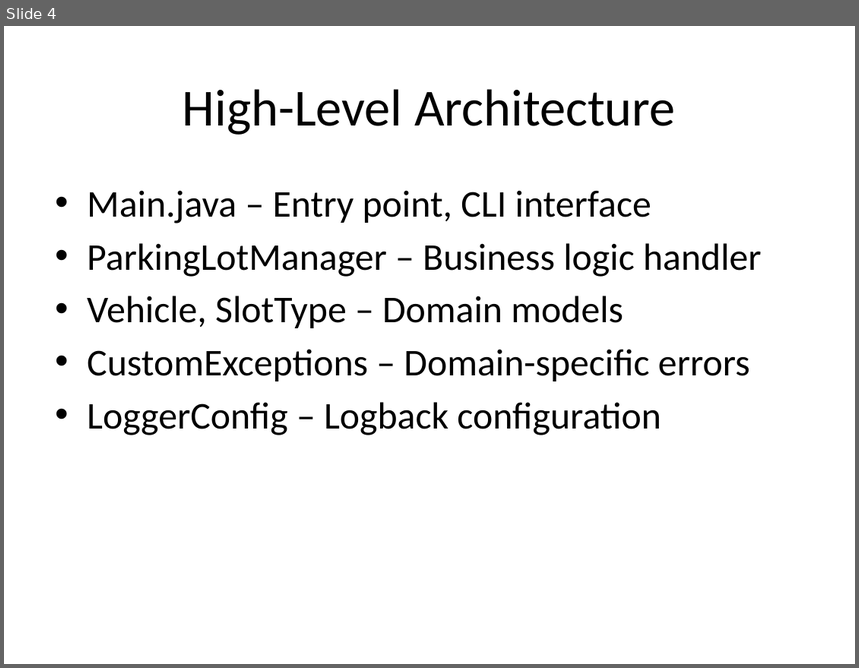
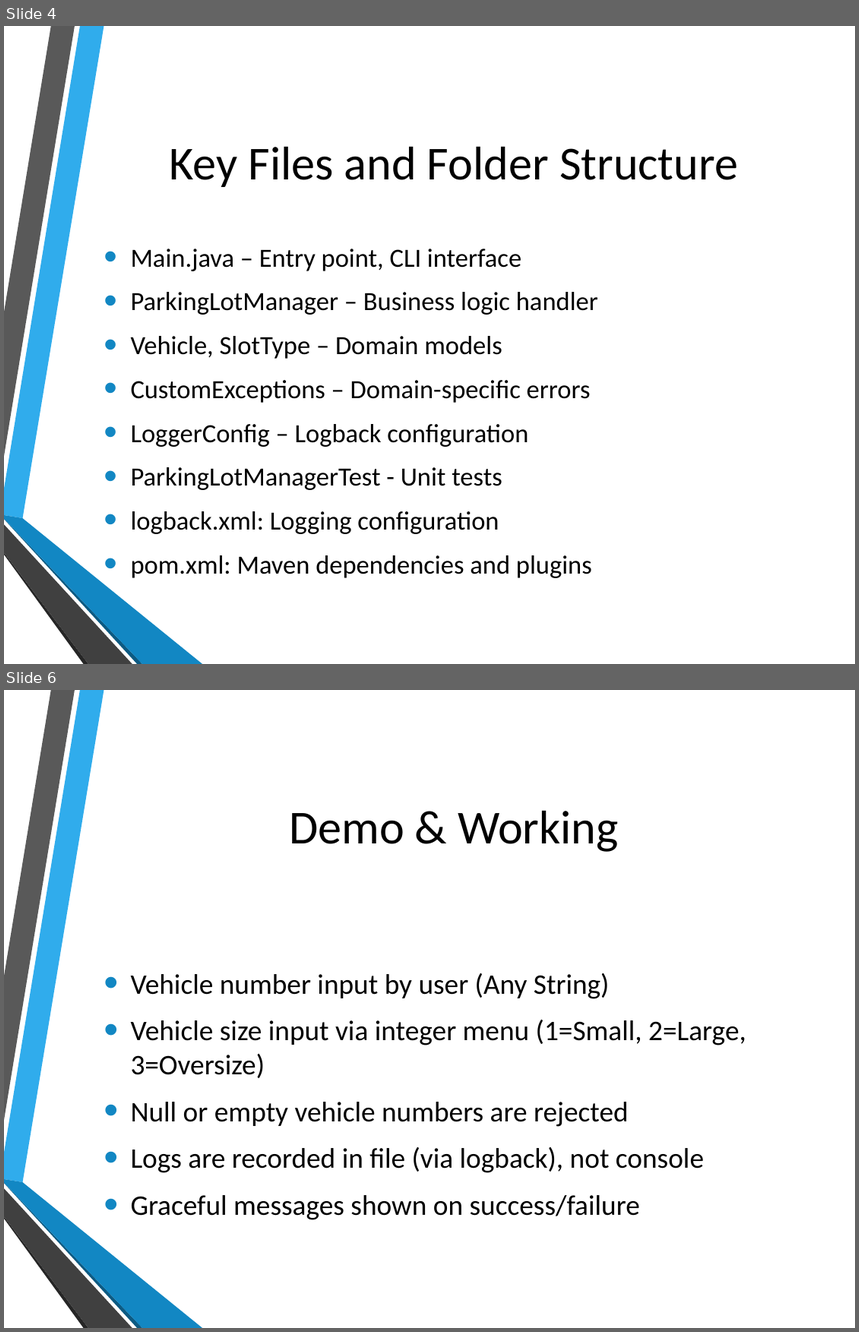
Before and after one commit to PradyumnaD2999/ParkingLotApp, a slide deck: presentation/ParkingLotApp.pptx. Shown one above the other, each under a label of ours: slide 4 before the commit, slides 4 and 6 after it; the slides between them are not shown. The pictures are 859x668 and 859x1332 pixels, drawn with LibreOffice and Linux fonts; fonts in the diff are those of the drawing; background and template pictures are left out. Boxes give left, top, right and bottom in pixels: in the first picture for what was removed or moved away, otherwise in the second. Text is boxed around its words. In the diff, an @@ line names an element or a change of style, - is before the commit and + after.

```diff
--- a/presentation/ParkingLotApp.pptx
+++ b/presentation/ParkingLotApp.pptx
@@ slide 6 added at (4, 690, 855, 1328), background picture (left out); not listed: 6 template elements that a slide beside it also shows @@
@@ title added at (289, 810, 618, 852), 40 pt, text #000000 @@
+Demo & Working
@@ text added at (131, 973, 747, 1220), 24 pt, text #000000 @@
+• Vehicle number input by user (Any String)
+• Vehicle size input via integer menu (1=Small, 2=Large, 3=Oversize)
+• Null or empty vehicle numbers are rejected
+• Logs are recorded in file (via logback), not console
+• Graceful messages shown on success/failure
@@ slide 4 changed as well @@
@@ title at (170, 146, 738, 187): text changed; size 44 to 40 pt @@
-High-Level Architecture
+Key Files and Folder Structure
@@ text "Main.java – Entry point, CLI ...": place and size @@
-text "Main.java – Entry point, CLI ..." at (87, 190, 762, 436)
+text "Main.java – Entry point, CLI ..." at (131, 249, 598, 579)
@@ text "Main.java – Entry point, CLI ..." at (131, 249, 598, 579): vertical alignment top to middle @@
@@ text at (131, 249, 598, 447): size 32 to 22.2 pt in "Main.java – Entry point, CLI interface", "ParkingLotManager – Business logic handler", "Vehicle, SlotType – Domain models", "CustomExceptions – Domain-specific errors" and 1 more places; indent changed; more space between paragraphs @@
@@ text at (131, 468, 592, 579): paragraphs added @@
+• ParkingLotManagerTest - Unit tests
+• logback.xml: Logging configuration
+• pom.xml: Maven dependencies and plugins
@@ group added at (4, 26, 202, 664): 6 freeform shapes @@
```
Also in this commit, not shown: 11 other slides changed, 2 other slides added, 1 other file.
